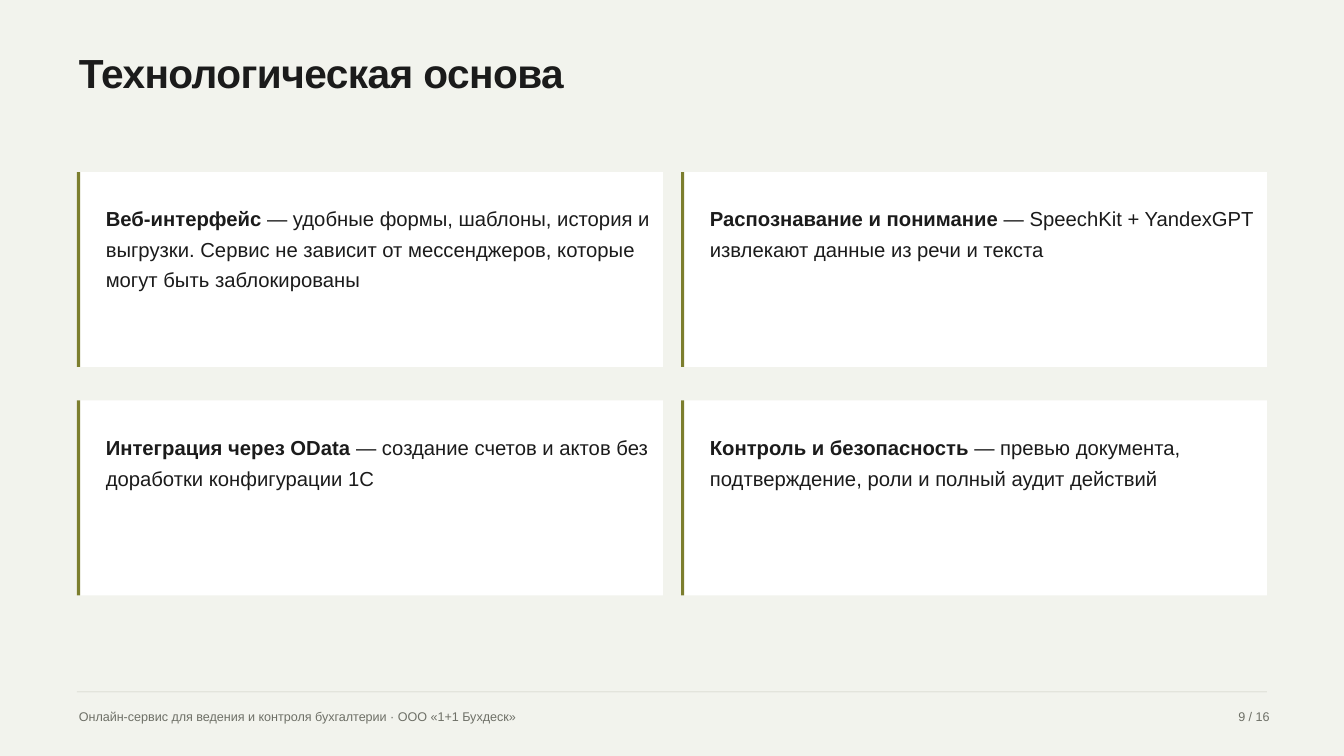
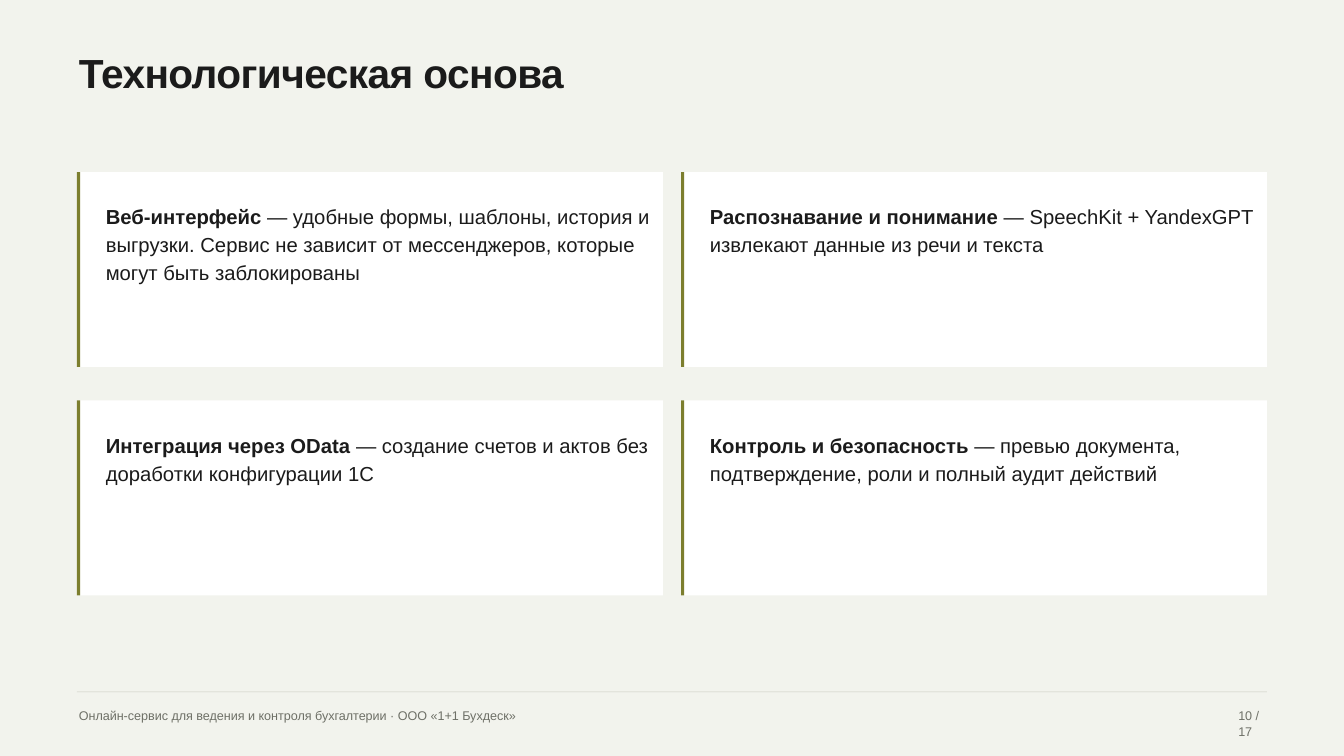
Before and after one commit to fagencymarketing-coder/Content, a slide deck: slide 10 of 05-content/prezentacii/grant-buhdesk/prezentaciya-grant-buhdesk-final.pptx (slide 9 before the commit). Drawn at 1344x756 pixels with LibreOffice and Linux fonts; fonts in the diff are those of the drawing. Boxes give left, top, right and bottom in pixels: in the first picture for what was removed or moved away, otherwise in the second. Text is boxed around its words. In the diff, an @@ line names an element or a change of style, - is before the commit and + after.

```diff
--- a/05-content/prezentacii/grant-buhdesk/prezentaciya-grant-buhdesk-final.pptx
+++ b/05-content/prezentacii/grant-buhdesk/prezentaciya-grant-buhdesk-final.pptx
@@ line spacing 1.25 to 1.15 in 4 elements at [106,209,649,285], [710,209,1254,257], [106,438,647,486], [710,438,1180,486] @@
@@ text at [1238,711,1252,736]: text changed @@
-9 / 16
+10 / 17
```
Also in this commit, not shown: 15 other slides changed, 1 slide added, 1 other file.
